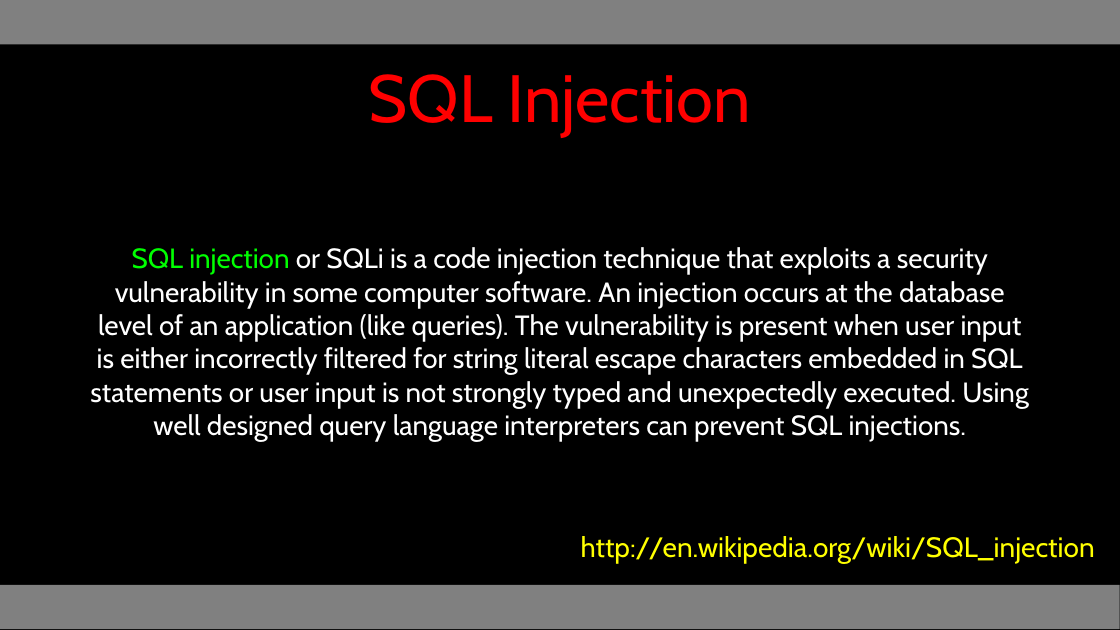
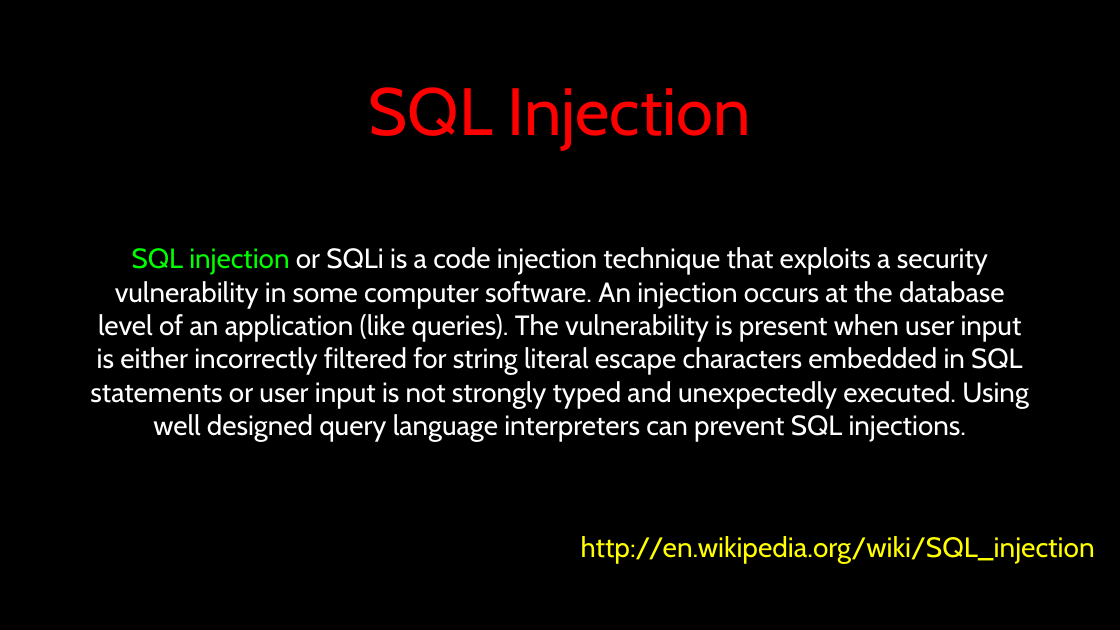
Before and after one commit to csev/wa4e, a slide deck: slide 31 of lectures/PHP-08-MySQL-PDO.ppt. Drawn at 1120x630 pixels with LibreOffice and Linux fonts; fonts in the diff are those of the drawing. Boxes give left, top, right and bottom in pixels: in the first picture for what was removed or moved away, otherwise in the second. Text is boxed around its words. In the diff, an @@ line names an element or a change of style, - is before the commit and + after.

```diff
--- a/lectures/PHP-08-MySQL-PDO.ppt
+++ b/lectures/PHP-08-MySQL-PDO.ppt
@@ rectangle removed at <box>0,0,1120,45</box> @@
@@ title "SQL Injection": place and size @@
-title "SQL Injection" at <box>369,74,751,136</box>
+title "SQL Injection" at <box>369,87,751,150</box>
@@ rectangle removed at <box>0,585,1120,629</box> @@
```
Also in this commit, not shown: 48 other slides changed.
